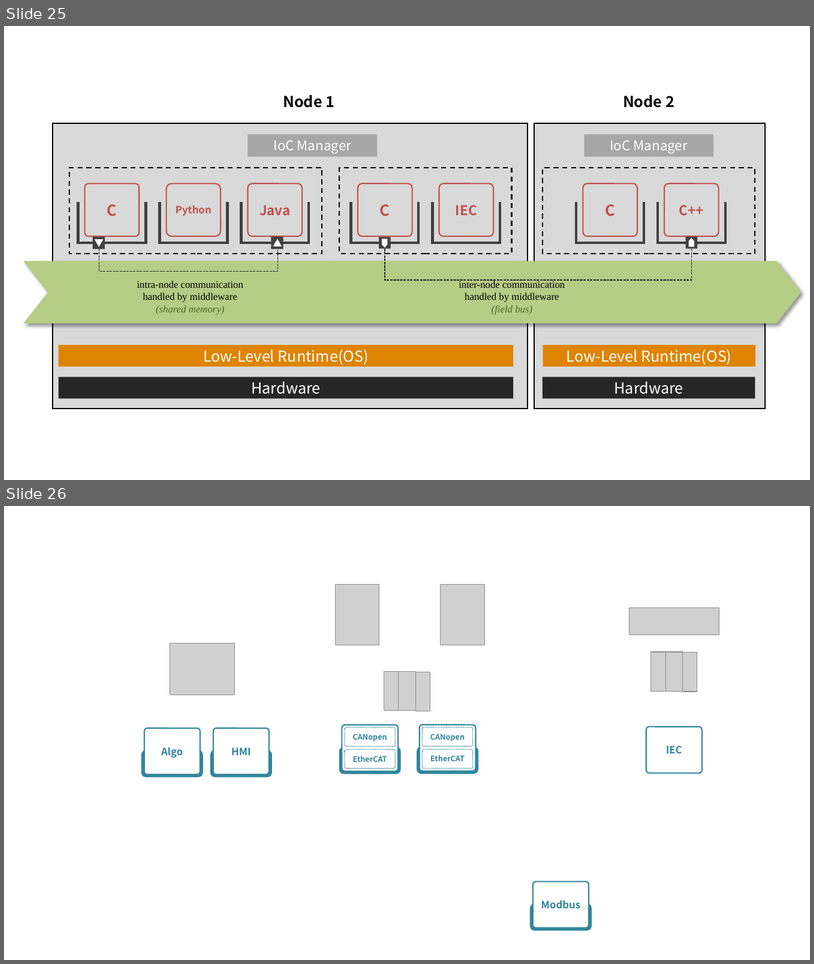
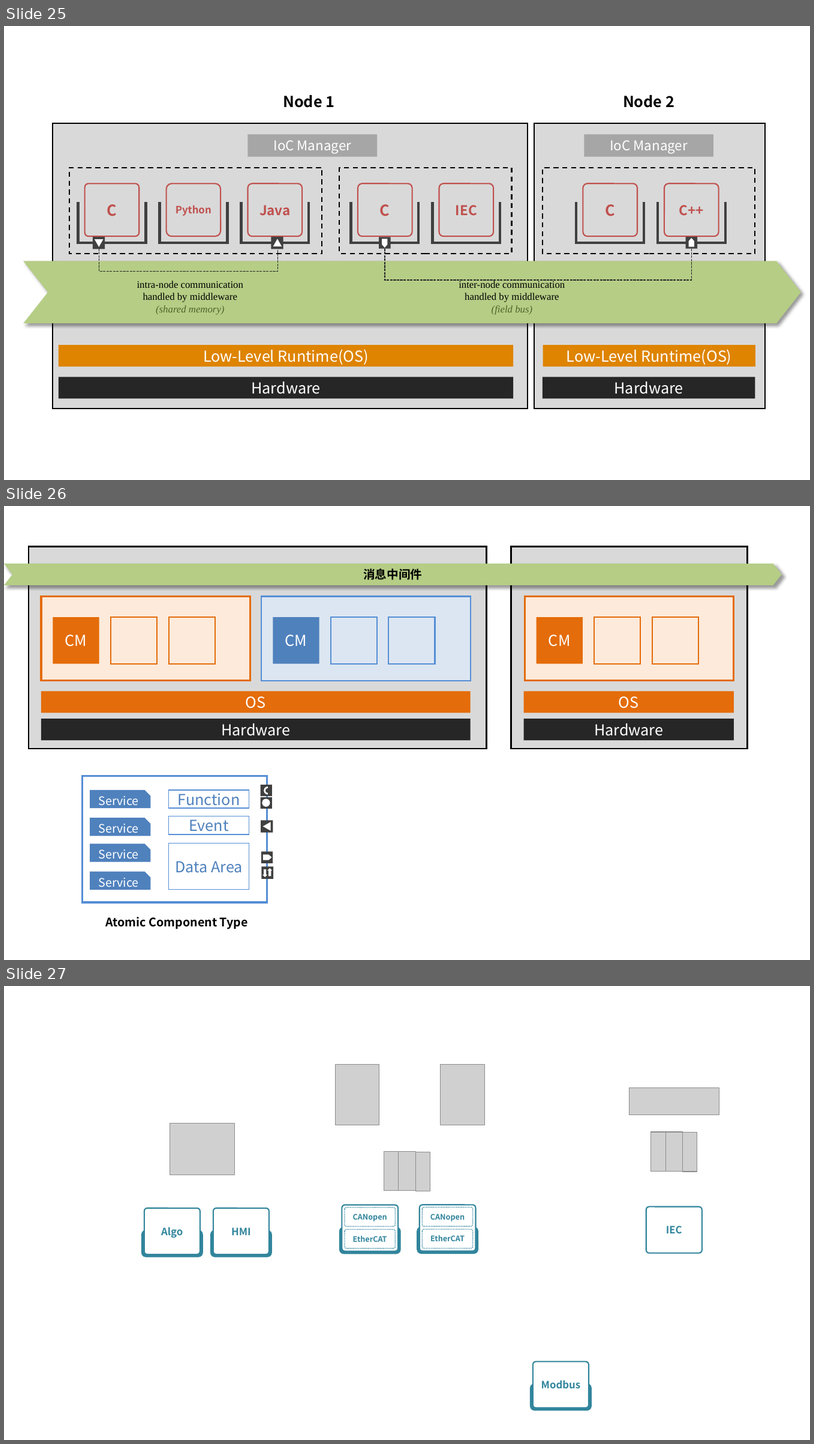
Before and after one commit to NTESEC-zg/OSAI, a slide deck: PPT/Component Model.pptx. Shown one above the other, each under a label of ours: slides 25 and 26 before the commit, slides 25, 26 and 27 after it. The pictures are 814x964 and 814x1444 pixels, drawn with LibreOffice and Linux fonts; fonts in the diff are those of the drawing; grey boxes stand for pictures. Boxes give left, top, right and bottom in pixels: in the first picture for what was removed or moved away, otherwise in the second. Text is boxed around its words. In the diff, an @@ line names an element or a change of style, - is before the commit and + after.

```diff
--- a/PPT/Component Model.pptx
+++ b/PPT/Component Model.pptx
@@ slide 26 added at (x1=4, y1=506, x2=810, y2=960), background #FFFFFF @@
@@ rounded rectangle added at (x1=29, y1=547, x2=487, y2=748), fill #D9D9D9, outline #000000 1.5 pt @@
@@ rounded rectangle added at (x1=512, y1=547, x2=748, y2=748), fill #D9D9D9, outline #000000 1.5 pt @@
@@ chevron added at (x1=4, y1=564, x2=782, y2=585), fill #B5CD85, 14 pt, text #000000, bold @@
+消息中间件
@@ group added at (x1=41, y1=596, x2=250, y2=680): 4 rectangles @@
+CM
@@ group added at (x1=262, y1=596, x2=471, y2=680): 4 rectangles @@
+CM
@@ group added at (x1=525, y1=596, x2=734, y2=680): 4 rectangles @@
+CM
@@ rectangle added at (x1=41, y1=691, x2=470, y2=713), fill #E46C0A, 18 pt, text #FFFFFF @@
+OS
@@ rectangle added at (x1=524, y1=691, x2=735, y2=713), fill #E46C0A, 18 pt, text #FFFFFF @@
+OS
@@ rectangle added at (x1=41, y1=718, x2=470, y2=740), fill #262626, 18 pt, text #FFFFFF @@
+Hardware
@@ rectangle added at (x1=524, y1=718, x2=735, y2=740), fill #262626, 18 pt, text #FFFFFF @@
+Hardware
@@ rectangle added at (x1=83, y1=776, x2=268, y2=902), outline #558ED5 2.25 pt @@
@@ snip rect added at (x1=90, y1=790, x2=150, y2=808), fill #4F81BD, 14 pt, text #FFFFFF @@
+Service
@@ rectangle added at (x1=168, y1=790, x2=249, y2=808), outline #558ED5 1 pt, 18 pt, text #4F81BD @@
+Function
@@ rectangle added at (x1=260, y1=784, x2=272, y2=796), fill #404040 @@
@@ arch (boxed as its full ring) added at (x1=264, y1=786, x2=272, y2=794), fill #FFFFFF @@
@@ rectangle added at (x1=260, y1=797, x2=272, y2=808), fill #404040 @@
@@ ellipse added at (x1=263, y1=799, x2=270, y2=807), fill #FFFFFF @@
@@ snip rect added at (x1=90, y1=817, x2=150, y2=835), fill #4F81BD, 14 pt, text #FFFFFF @@
+Service
@@ rectangle added at (x1=168, y1=816, x2=249, y2=834), outline #558ED5 1 pt, 18 pt, text #4F81BD @@
+Event
@@ rectangle added at (x1=261, y1=820, x2=273, y2=832), fill #404040 @@
@@ triangle added at (x1=263, y1=822, x2=270, y2=831), fill #FFFFFF @@
@@ snip rect added at (x1=90, y1=844, x2=150, y2=862), fill #4F81BD, 14 pt, text #FFFFFF @@
+Service
@@ rectangle added at (x1=168, y1=843, x2=249, y2=889), outline #558ED5 1 pt, 18 pt, text #4F81BD @@
+Data Area
@@ rectangle added at (x1=261, y1=852, x2=273, y2=863), fill #404040 @@
@@ pentagon arrow added at (x1=263, y1=855, x2=272, y2=860), fill #FFFFFF @@
@@ snip rect added at (x1=90, y1=871, x2=150, y2=889), fill #4F81BD, 14 pt, text #FFFFFF @@
+Service
@@ rectangle added at (x1=262, y1=867, x2=274, y2=879), fill #404040 @@
@@ right arrow added at (x1=263, y1=868, x2=267, y2=877), fill #FFFFFF @@
@@ right arrow added at (x1=267, y1=868, x2=272, y2=876), fill #FFFFFF @@
@@ text added at (x1=105, y1=916, x2=248, y2=929), 14 pt, text #000000, bold @@
+Atomic Component Type
@@ what was slide 26 is now slide 27 @@
```
Also in this commit, not shown: 8 other files.
